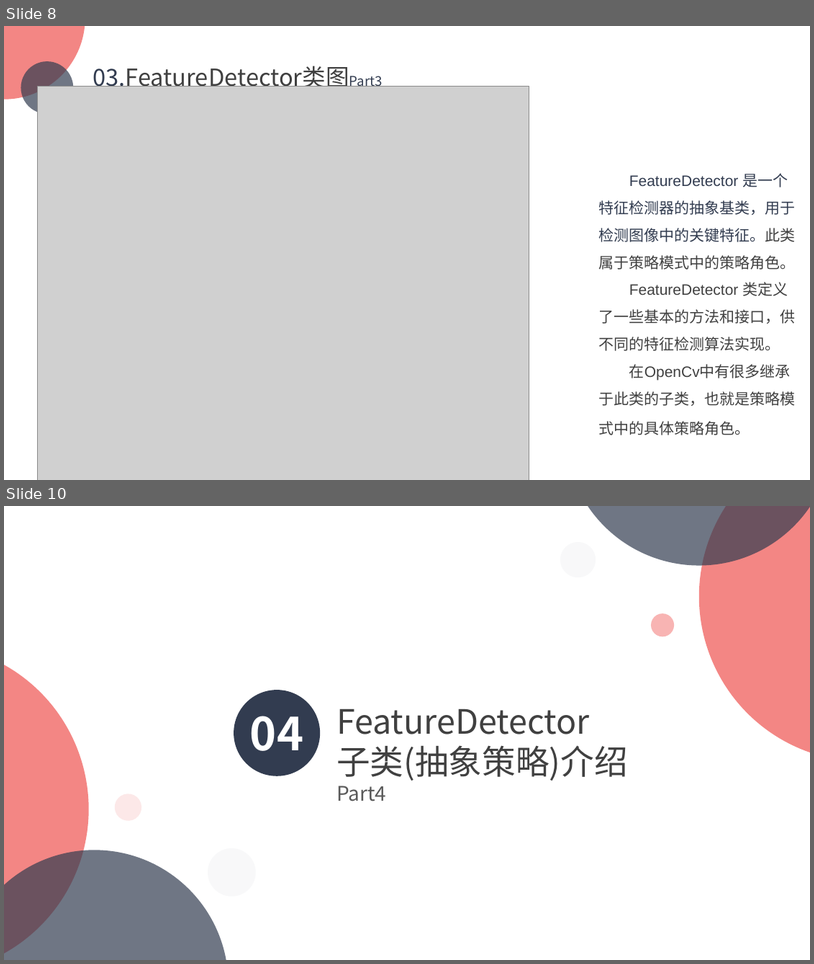
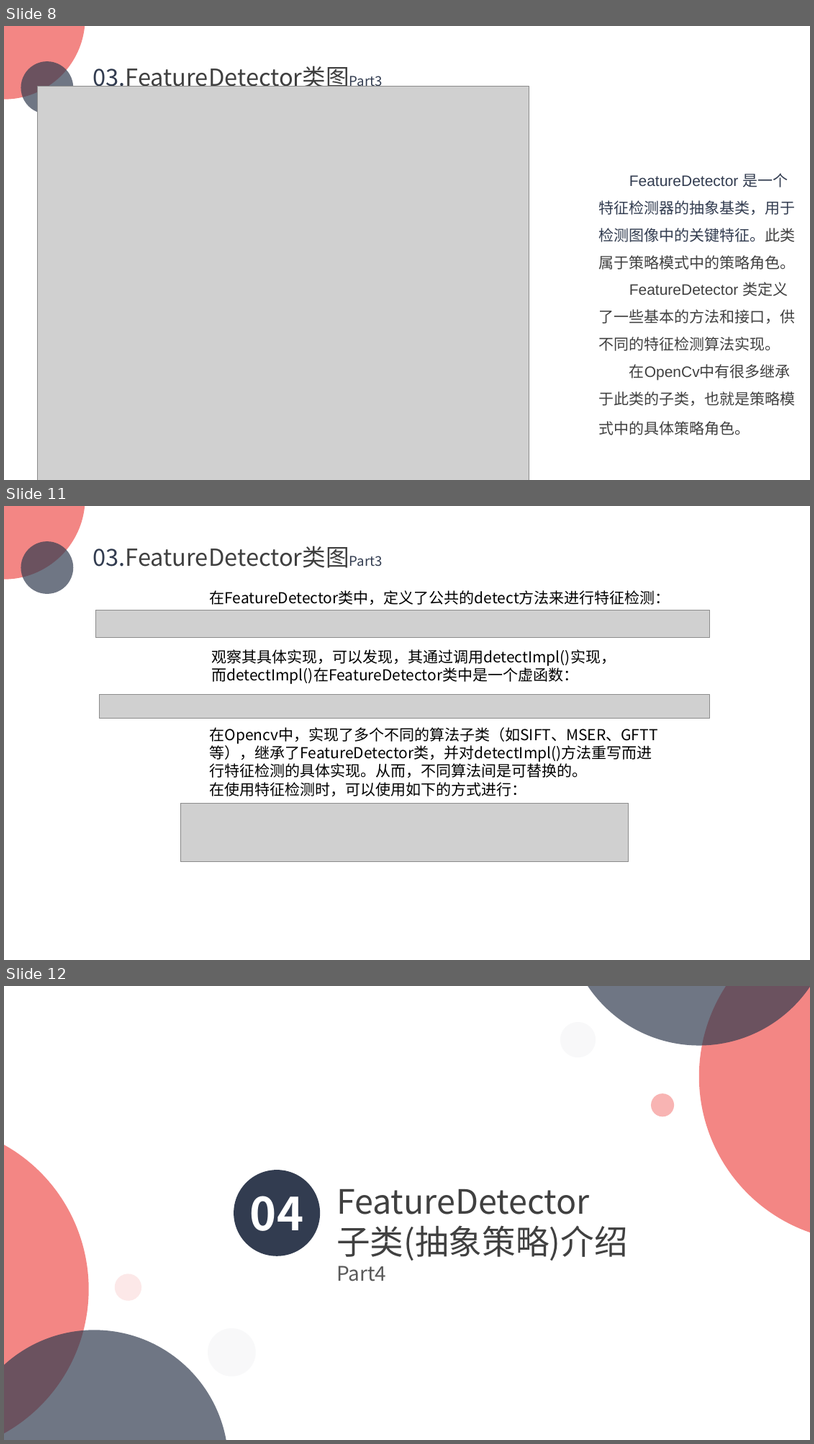
Before and after one commit to TJDPGr9/OpencvFeatureDetectorResearch, a slide deck: OpencvFInal/Opencv.pptx. Shown one above the other, each under a label of ours: slides 8 and 10 before the commit, slides 8, 11 and 12 after it; the slides between them are not shown. The pictures are 814x964 and 814x1444 pixels, drawn with LibreOffice and Linux fonts; fonts in the diff are those of the drawing; grey boxes stand for pictures; background and template pictures are left out. Boxes give left, top, right and bottom in pixels: in the first picture for what was removed or moved away, otherwise in the second. Text is boxed around its words. In the diff, an @@ line names an element or a change of style, - is before the commit and + after.

```diff
--- a/OpencvFInal/Opencv.pptx
+++ b/OpencvFInal/Opencv.pptx
@@ slide 11 added at box(4, 506, 810, 960), background picture (left out); not listed: 2 template elements that a slide beside it also shows @@
@@ text added at box(93, 546, 350, 568), 28 pt, text #404040 @@
+03.FeatureDetector类图Part3
@@ text added at box(210, 590, 671, 605), 18 pt, text #000000 @@
+在FeatureDetector类中，定义了公共的detect方法来进行特征检测：
@@ picture added at box(96, 610, 710, 638) @@
@@ text added at box(211, 649, 616, 684), 18 pt, text #000000 @@
+观察其具体实现，可以发现，其通过调用detectImpl()实现，而detectImpl()在FeatureDetector类中是一个虚函数：
@@ picture added at box(99, 695, 710, 718) @@
@@ text added at box(210, 727, 658, 796), 18 pt, text #000000 @@
+在Opencv中，实现了多个不同的算法子类（如SIFT、MSER、GFTT等），继承了FeatureDetector类，并对detectImpl()方法重写而进行特征检测的具体实现。从而，不同算法间是可替换的。
+在使用特征检测时，可以使用如下的方式进行：
@@ picture added at box(180, 803, 630, 862) @@
@@ what was slide 10 is now slide 12 @@
```
Also in this commit, not shown: 2 slides changed, 1 other slide added.
